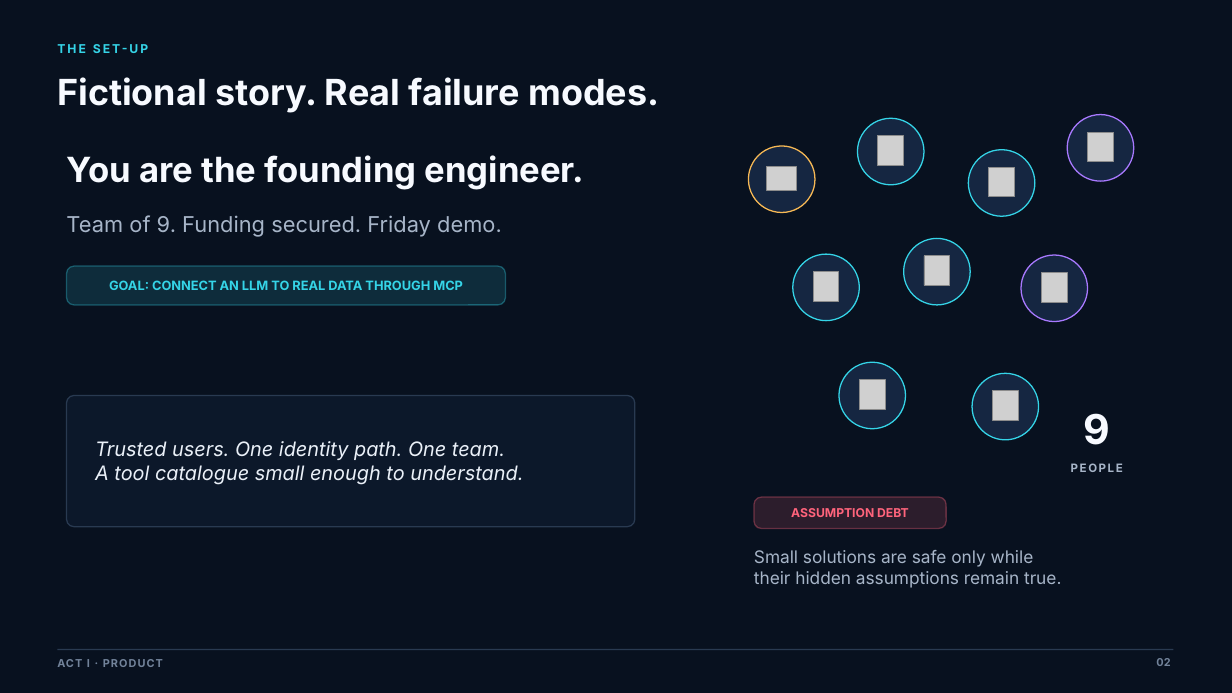
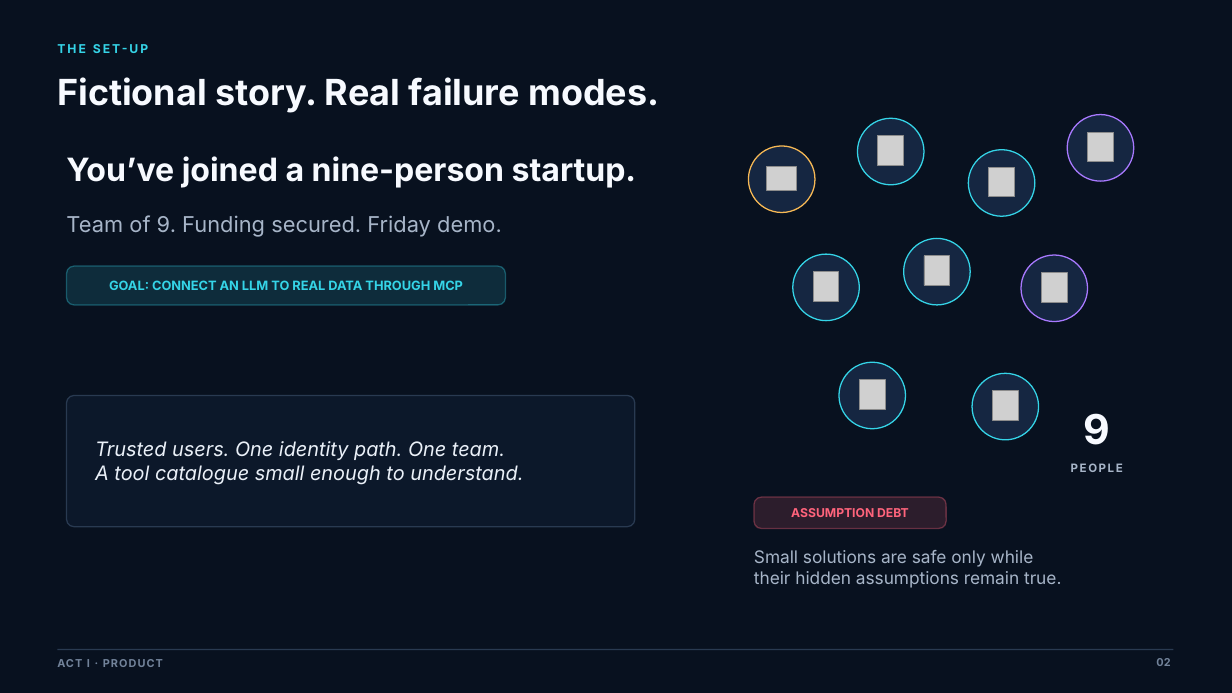
Before and after one commit to kolygri/kolygri.github.io, a slide deck: slide 2 of presentations/Beyond_the_Demo_Trusted_AI_Agents_MCP_AI_Expo_2026.pptx. Drawn at 1232x693 pixels with LibreOffice and Linux fonts; fonts in the diff are those of the drawing; grey boxes stand for pictures; background and template pictures are left out. Boxes give left, top, right and bottom in pixels: in the first picture for what was removed or moved away, otherwise in the second. Text is boxed around its words. In the diff, an @@ line names an element or a change of style, - is before the commit and + after.

```diff
--- a/presentations/Beyond_the_Demo_Trusted_AI_Agents_MCP_AI_Expo_2026.pptx
+++ b/presentations/Beyond_the_Demo_Trusted_AI_Agents_MCP_AI_Expo_2026.pptx
@@ text at [66, 156, 637, 188]: text changed; size 27 to 25 pt @@
-You are the founding engineer.
+You’ve joined a nine-person startup.
```
Also in this commit, not shown: 10 other slides changed, 1 other file.
